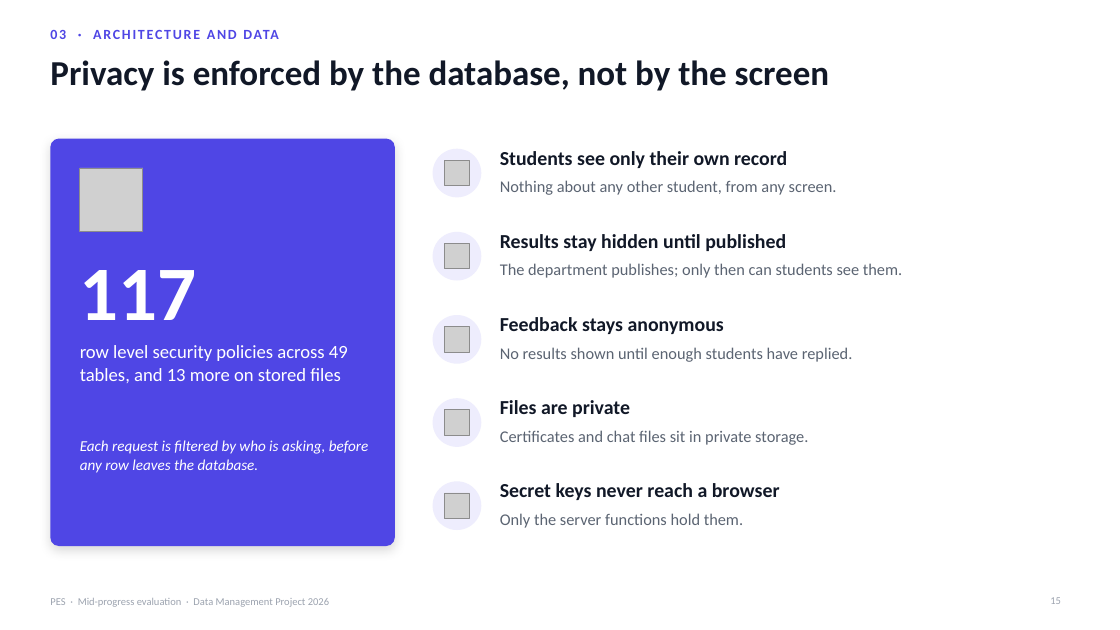
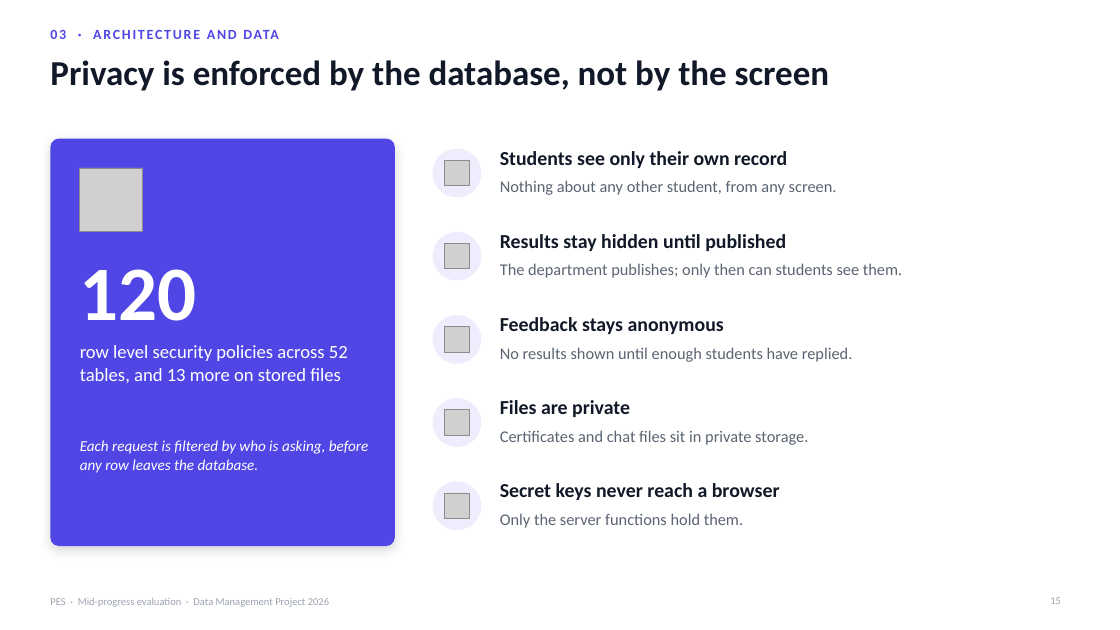
Before and after one commit to Senadheera-eng/Performance-Evaluation-System, a slide deck: slide 15 of presentations/PES_Mid_Progress_Evaluation.pptx. Drawn at 1120x630 pixels with LibreOffice and Linux fonts; fonts in the diff are those of the drawing; grey boxes stand for pictures. Boxes give left, top, right and bottom in pixels: in the first picture for what was removed or moved away, otherwise in the second. Text is boxed around its words. In the diff, an @@ line names an element or a change of style, - is before the commit and + after.

```diff
--- a/presentations/PES_Mid_Progress_Evaluation.pptx
+++ b/presentations/PES_Mid_Progress_Evaluation.pptx
@@ text at (80,269,197,321): text changed @@
-117
+120
@@ text at (80,345,348,383): text changed @@
-row level security policies across 49 tables, and 13 more on stored files
+row level security policies across 52 tables, and 13 more on stored files
```
Also in this commit, not shown: 7 other slides changed, 3 slides added.
